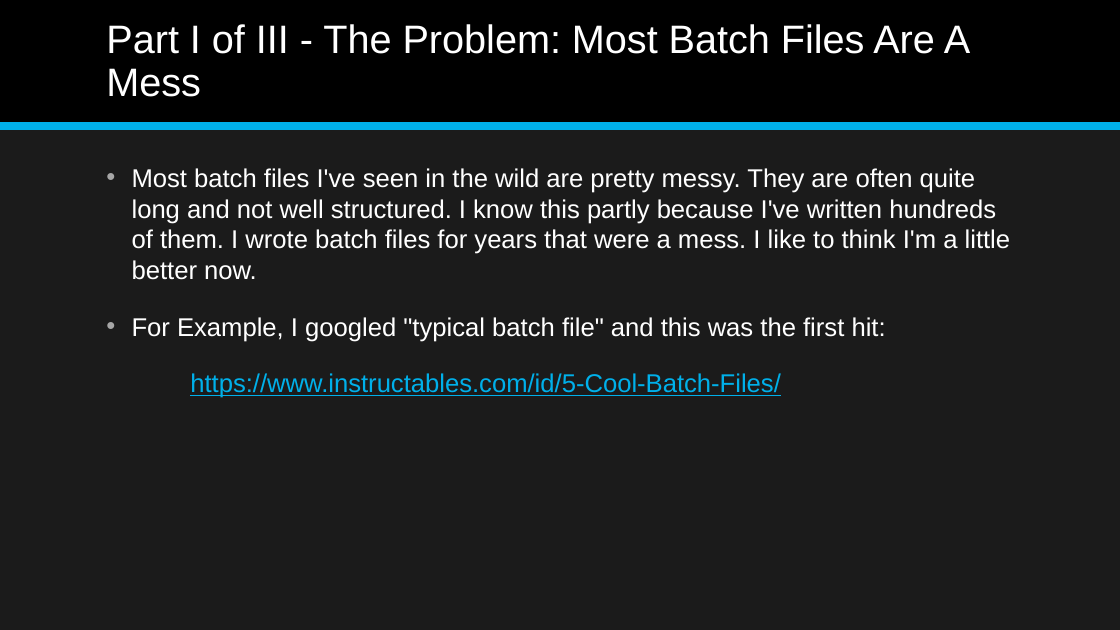
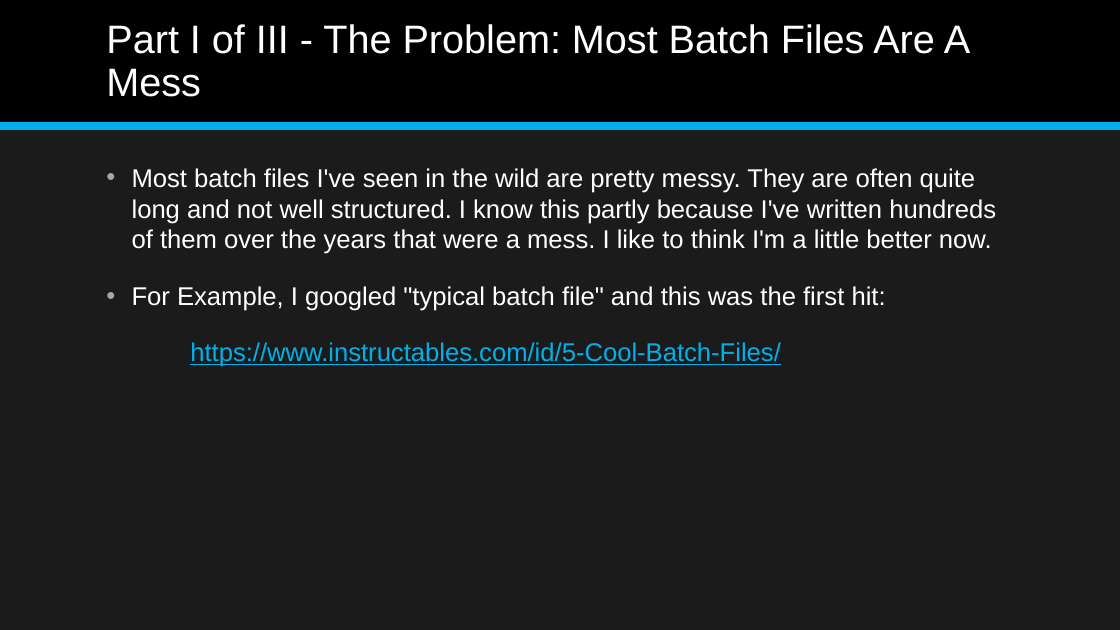
Before and after one commit to jonathan-r-jones/Composable-Batch-Files, a slide deck: slide 3 of Composable Batch File Helper.pptx. Drawn at 1120x630 pixels with LibreOffice and Linux fonts; fonts in the diff are those of the drawing. Boxes give left, top, right and bottom in pixels: in the first picture for what was removed or moved away, otherwise in the second. Text is boxed around its words. In the diff, an @@ line names an element or a change of style, - is before the commit and + after.

```diff
--- a/Composable Batch File Helper.pptx
+++ b/Composable Batch File Helper.pptx
@@ text at box(132, 168, 996, 254): text changed @@
-• Most batch files I've seen in the wild are pretty messy. They are often quite long and not well structured. I know this partly because I've written hundreds of them. I wrote batch files for years that were a mess. I like to think I'm a little better now.
+• Most batch files I've seen in the wild are pretty messy. They are often quite long and not well structured. I know this partly because I've written hundreds of them over the years that were a mess. I like to think I'm a little better now.
```
Also in this commit, not shown: 5 other slides changed.
